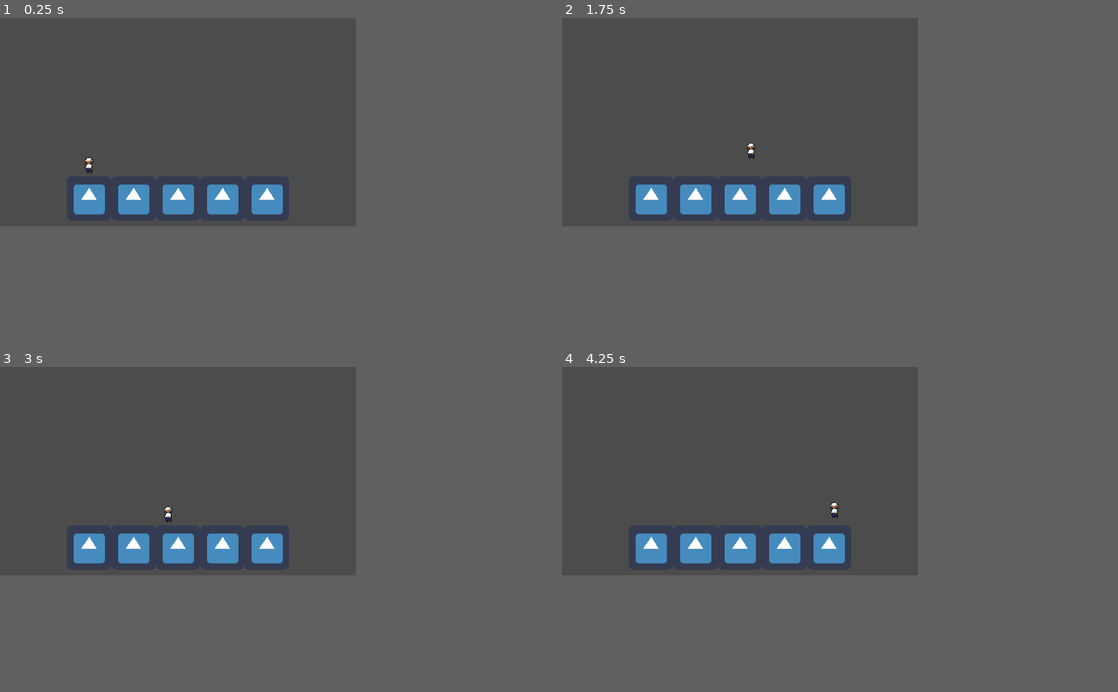
Above: before the commit, frames 1-4 (two rows, left to right).
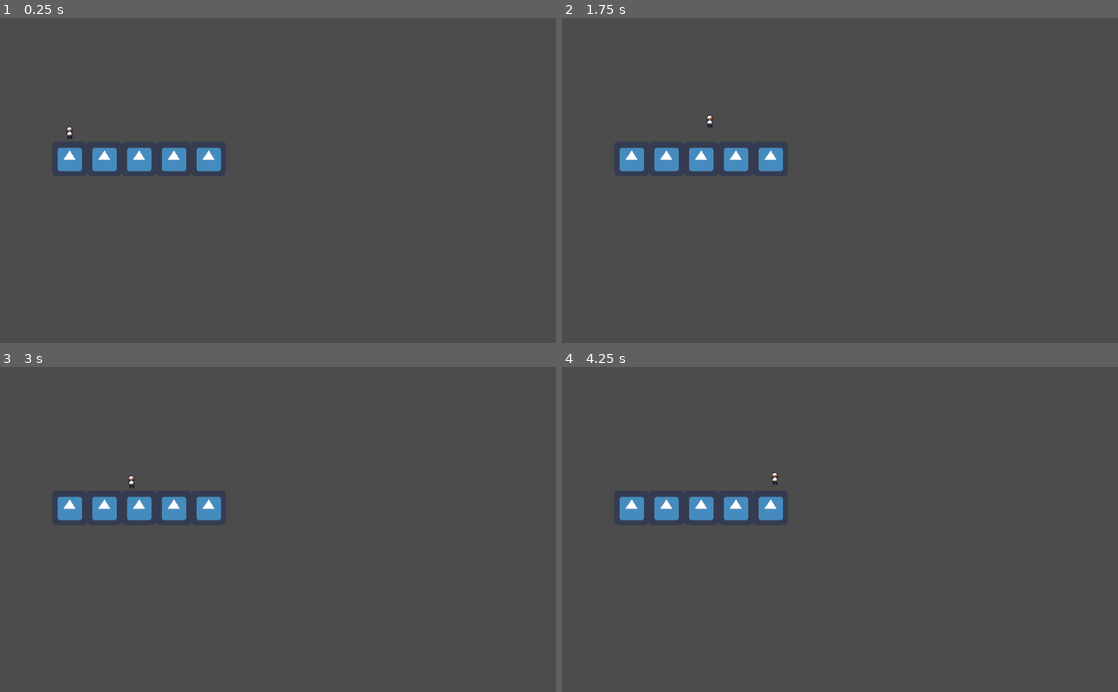
Above: after the commit, the same moments.

Repository: HollowTube/BeeGame
Game: Godot game, scene res://World.tscn
Two runs of this game, one before a commit and one after it. Both use one fixed random seed, a clock stepped at 60 frames per second and the inputs below. The engine's default icon, where the game draws it, is replaced by a stand-in: a white triangle on a blue panel in a dark square.
Inputs:
- Up to frame 1 (0.25 s): no input
- Up to frame 2 (1.75 s): tap Enter at 0.5 s; hold Right (ui_right) from 0.53 s (still down); tap Up (ui_up) at 0.77, 1.52 s
- Up to frame 3 (3 s): release Right (ui_right) at 2.03 s; hold Left (ui_left) 2.03-2.78 s; hold Right (ui_right) from 2.78 s (still down)
- Up to frame 4 (4.25 s): keep holding Right (ui_right); tap Up (ui_up) at 3.02, 3.77 s
In our replay, the window is 512x300 before the commit and 800x468 after it. These sizes can differ from the game's own. Grey fills any space a smaller window leaves; there, only what the larger window draws over its background counts as a difference.

The runs differ from the first frame. In frame 1, 4.3% of the frame differs, in the area x 10-51%, y 33-61%; in frame 2, 4.3%; in frame 3, 4.2%; in frame 4, 4.3%, in the area x 10-51%, y 32-61%.

Commit message:
move again

Diff:
--- a/project.godot
+++ b/project.godot
@@ -15,16 +15,9 @@
 
 [application]
 
-config/name="Bee Game"
+config/name="New Game Project"
 run/main_scene="res://World.tscn"
 config/icon="res://icon.png"
-
-[display]
-
-window/size/width=512
-window/size/height=300
-window/stretch/mode="viewport"
-window/stretch/aspect="keep"
 
 [rendering]
 
